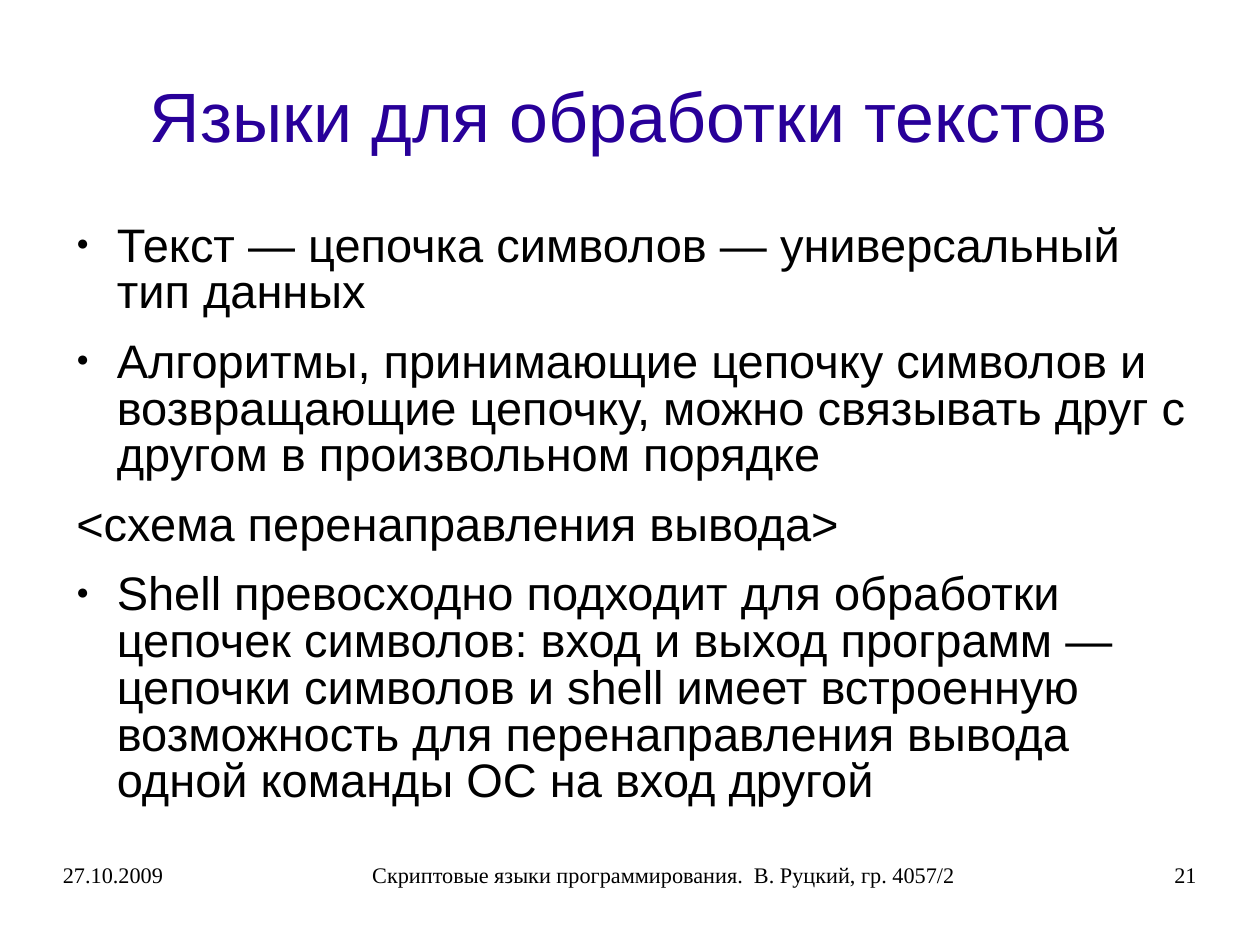
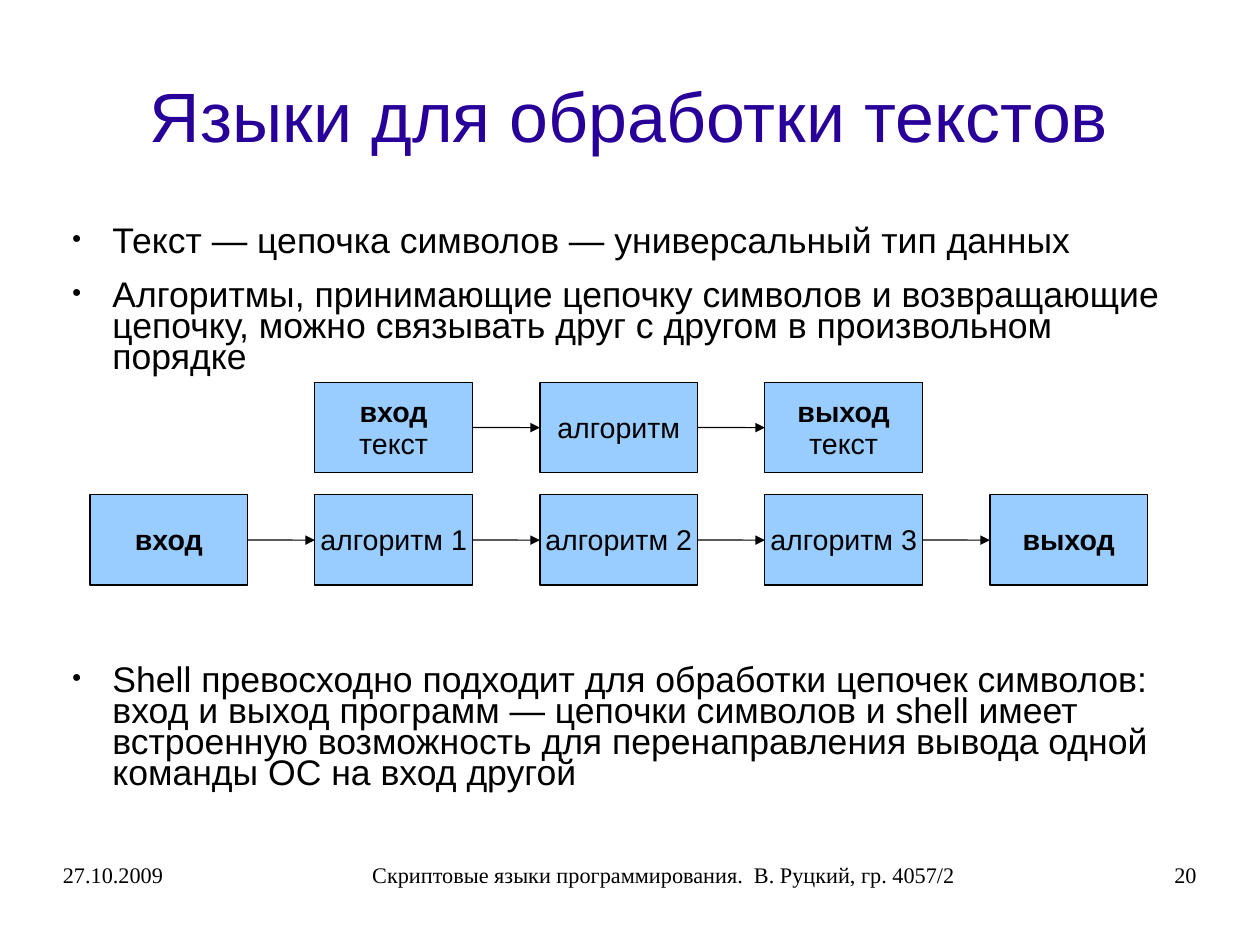
Before and after one commit to rutsky/semester07, a slide deck: slide 20 of Operation_systems/scripting_languages/40572_Rutsky_Scripting_languages.ppt (slide 21 before the commit). Drawn at 1260x945 pixels with LibreOffice and Linux fonts; fonts in the diff are those of the drawing. Boxes give left, top, right and bottom in pixels: in the first picture for what was removed or moved away, otherwise in the second. Text is boxed around its words. In the diff, an @@ line names an element or a change of style, - is before the commit and + after.

```diff
--- a/Operation_systems/scripting_languages/40572_Rutsky_Scripting_languages.ppt
+++ b/Operation_systems/scripting_languages/40572_Rutsky_Scripting_languages.ppt
@@ text "Текст — цепочка символов — ..." at (112, 226, 1159, 792): size 29.6 to 22.4 pt; line spacing 0.83 to 0.73 @@
@@ rectangle added at (316, 383, 473, 473), fill #99CCFF, outline #000000 0.74 pt, 18 pt, text #000000 @@
+вход
+текст
@@ rectangle added at (540, 383, 697, 473), fill #99CCFF, outline #000000 0.74 pt, 18 pt, text #000000 @@
+алгоритм
@@ rectangle added at (765, 383, 923, 473), fill #99CCFF, outline #000000 0.74 pt, 18 pt, text #000000, bold @@
+выход
+текст
@@ arrow added from (472, 428) to (540, 428), #000000 0.74 pt @@
@@ arrow added from (697, 428) to (765, 428), #000000 0.74 pt @@
@@ rectangle added at (90, 495, 248, 585), fill #99CCFF, outline #000000 0.74 pt, 18 pt, text #000000, bold @@
+вход
@@ rectangle added at (316, 495, 473, 585), fill #99CCFF, outline #000000 0.74 pt, 18 pt, text #000000 @@
+алгоритм 1
@@ rectangle added at (540, 495, 697, 585), fill #99CCFF, outline #000000 0.74 pt, 18 pt, text #000000 @@
+алгоритм 2
@@ rectangle added at (765, 495, 923, 585), fill #99CCFF, outline #000000 0.74 pt, 18 pt, text #000000 @@
+алгоритм 3
@@ rectangle added at (990, 495, 1148, 585), fill #99CCFF, outline #000000 0.74 pt, 18 pt, text #000000, bold @@
+выход
@@ text at (76, 513, 838, 550): paragraph removed @@
-<схема перенаправления вывода>
@@ arrow added from (247, 540) to (316, 541), #000000 0.74 pt @@
@@ arrow added from (472, 540) to (540, 541), #000000 0.74 pt @@
@@ arrow added from (697, 540) to (765, 541), #000000 0.74 pt @@
@@ arrow added from (923, 540) to (990, 541), #000000 0.74 pt @@
@@ page number at (1174, 868, 1196, 884): text changed @@
-21
+20
```
Also in this commit, not shown: 21 other slides changed, 8 slides added, 5 slides removed, 1 other file.
